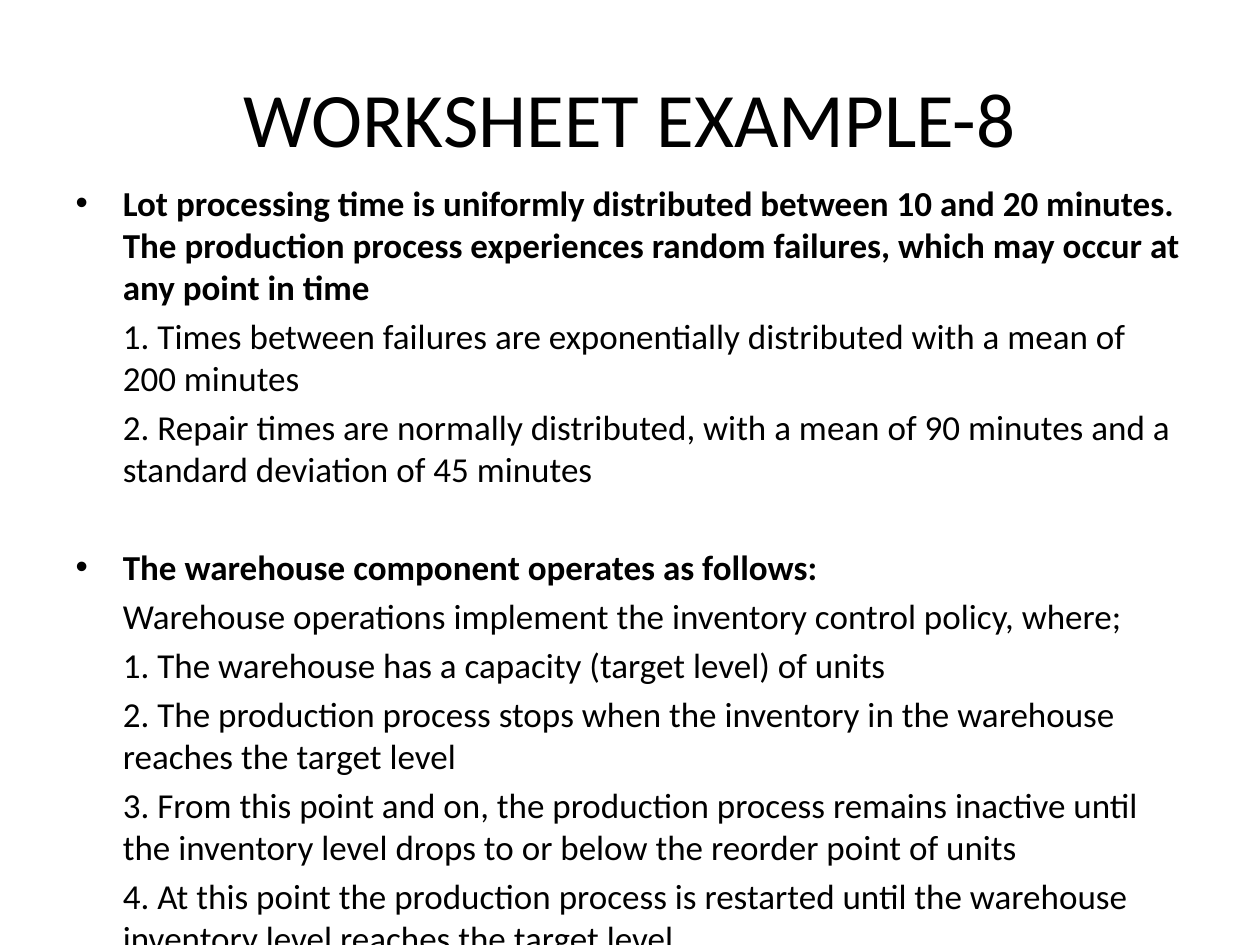
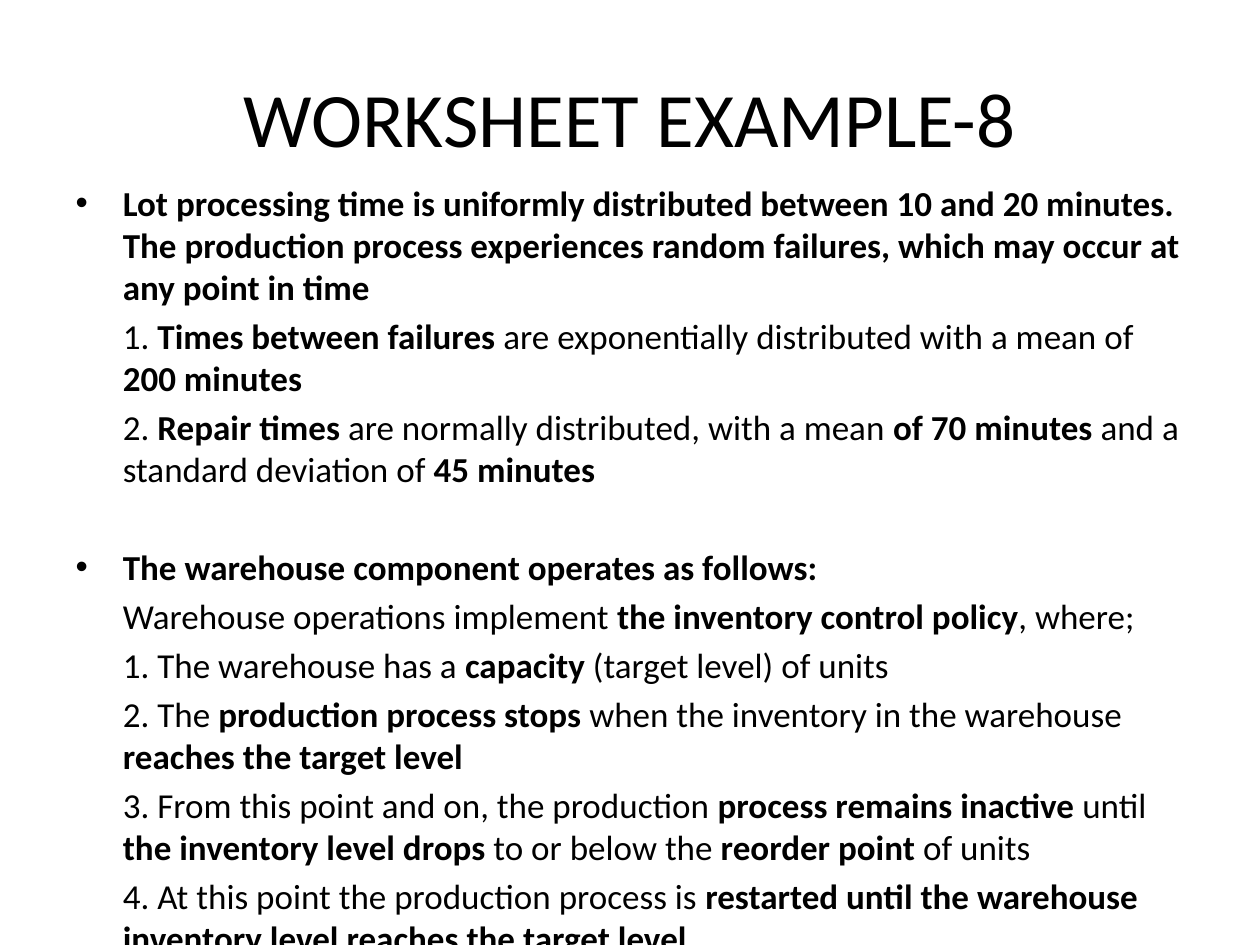
Before and after one commit to maeyler/Simulation, a slide deck: slide 101 of Simulation Works/QUESTIONS.pptx. Drawn at 1260x945 pixels with LibreOffice and Linux fonts; fonts in the diff are those of the drawing. Boxes give left, top, right and bottom in pixels: in the first picture for what was removed or moved away, otherwise in the second. Text is boxed around its words. In the diff, an @@ line names an element or a change of style, - is before the commit and + after.

Commit message:
works 9-11

```diff
--- a/Simulation Works/QUESTIONS.pptx
+++ b/Simulation Works/QUESTIONS.pptx
@@ text at (x1=123, y1=324, x2=1146, y2=915): bold on in "Times between failures 200 minutes", "the inventory control policy,", "capacity", "production process stops reaches the target level" and 2 more places @@
@@ text at (x1=123, y1=415, x2=1179, y2=483): text changed @@
-2. Repair times are normally distributed, with a mean of 90 minutes and a standard deviation of 45 minutes
+2. Repair times are normally distributed, with a mean of 70 minutes and a standard deviation of 45 minutes
```
Also in this commit, not shown: 9 other slides changed, 14 slides added, 3 other files.
